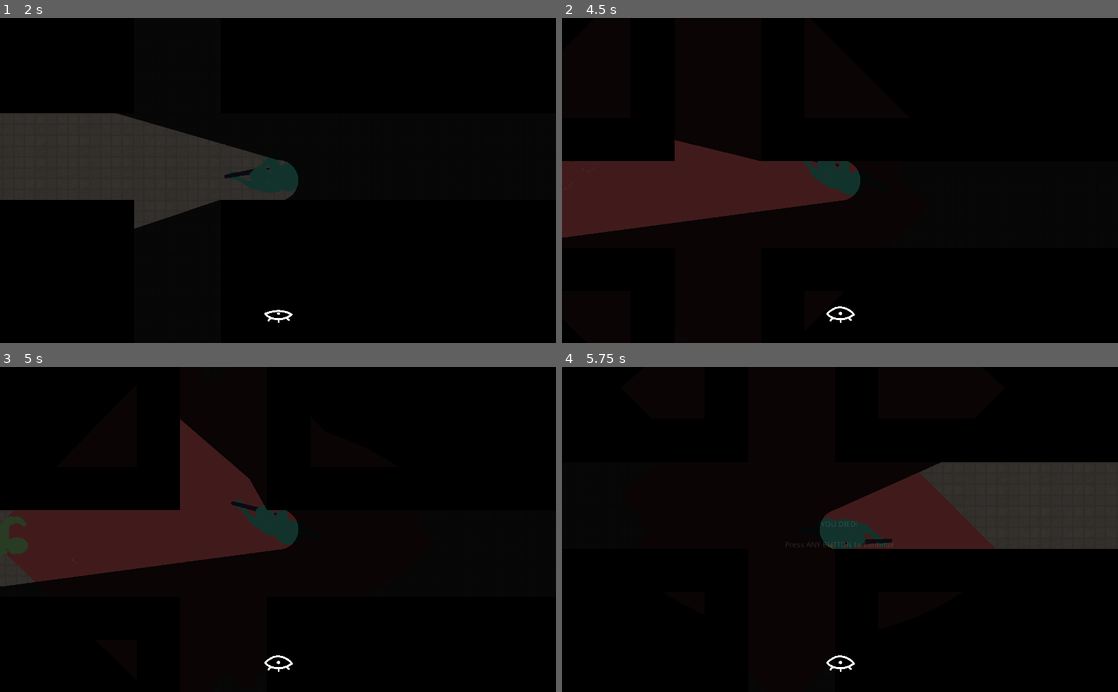
Above: before the commit, frames 1-4 (two rows, left to right).
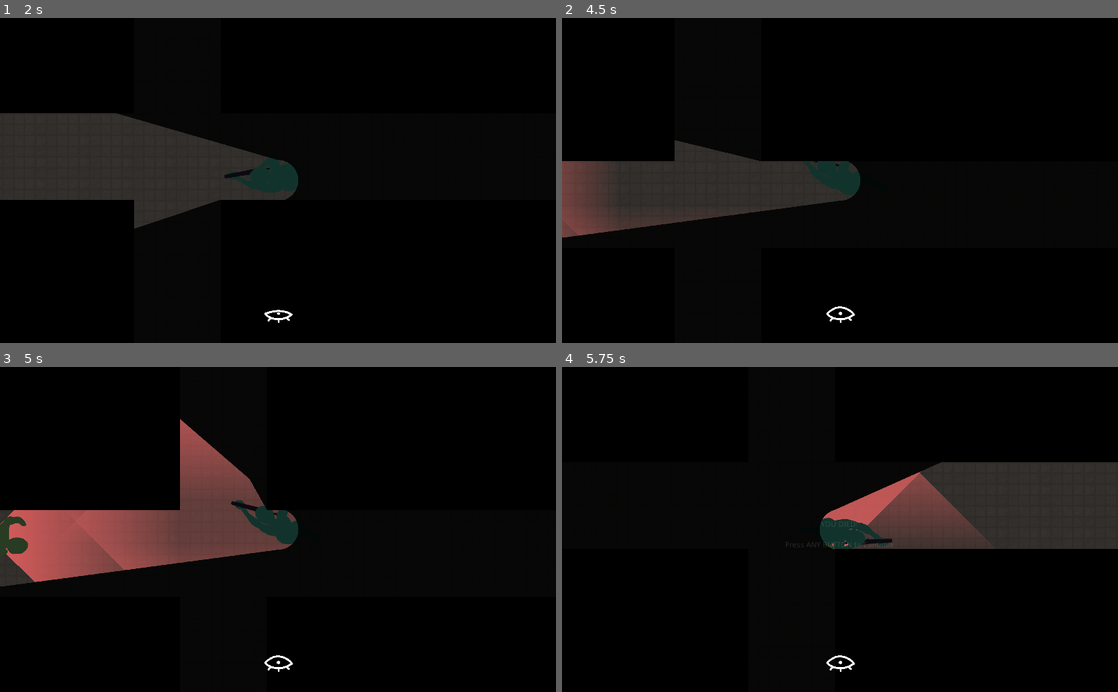
Above: after the commit, the same moments.

Repository: ZeeHatcher/project-vlastos
Game: Godot game, scene res://scenes/main.tscn
Two runs of this game, one before a commit and one after it. Both use one fixed random seed, a clock stepped at 60 frames per second and the inputs below.
Inputs (mouse positions are in pixels of both pictures, inside the frame that each line leads up to):
- Up to frame 1 (2 s): tap Enter at 0.5 s; move the mouse to (400, 164) at 0.52 s; press the mouse at (400, 164) at 0.53 s; hold D (right) 0.53-1.28 s; tap Space at 1.25 s; move the mouse to (166, 196) at 1.27 s; release the mouse at (166, 196) at 1.28 s; hold S (down) from 1.28 s (still down); click (166, 196) at 1.35 s
- Up to frame 2 (4.5 s): tap Enter at 2 s; move the mouse to (895, 109) at 2.02 s; release S (down) at 2.03 s; press the mouse at (895, 109) at 2.03 s; hold D (right) 2.03-2.78 s; tap Space at 2.75 s; move the mouse to (812, 245) at 2.77 s; release the mouse at (812, 245) at 2.78 s; hold W (up) 2.78-3.53 s; click (812, 245) at 2.85 s; move the mouse to (1006, 229) at 3.52 s; press the mouse at (1006, 229) at 3.53 s; hold A (left) from 3.53 s (still down); move the mouse to (673, 131) at 4.27 s; release the mouse at (673, 131) at 4.28 s; click (673, 131) at 4.35 s
- Up to frame 3 (5 s): keep holding A (left)
- Up to frame 4 (5.75 s): move the mouse to (867, 529) at 5.02 s; release A (left) at 5.03 s; press the mouse at (867, 529) at 5.03 s; hold S (down) from 5.03 s (still down)

Frame 1 is identical in both runs. In frame 2, 2.2% of the frame differs, in the area x 0-39%, y 44-68%; in frame 3, 10%, in the area x 0-54%, y 16-67%; in frame 4, 3.4%.

Commit message:
make enemy vision a gradient

Diff:
--- a/entities/enemy/enemy.tscn
+++ b/entities/enemy/enemy.tscn
@@ -7,6 +7,8 @@
 [ext_resource path="res://entities/enemy/states/death_state.gd" type="Script" id=5]
 [ext_resource path="res://entities/enemy/states/hunt_state.gd" type="Script" id=6]
 [ext_resource path="res://entities/enemy/vision.gd" type="Script" id=7]
+
+[sub_resource type="CanvasItemMaterial" id=15]
 
 [sub_resource type="AtlasTexture" id=1]
 flags = 4
@@ -83,6 +85,8 @@
 
 [node name="Vision" type="Node2D" parent="."]
 modulate = Color( 0.870588, 0.364706, 0.364706, 1 )
+light_mask = 3
+material = SubResource( 15 )
 script = ExtResource( 7 )
 
 [node name="AnimatedSprite" type="AnimatedSprite" parent="."]
--- a/entities/enemy/vision.gd
+++ b/entities/enemy/vision.gd
@@ -1,4 +1,3 @@
-tool
 extends Node2D
 
 
@@ -9,15 +8,14 @@
 	var start_angle = deg2rad(-45)
 	var end_angle = deg2rad(45)
 	var num_segments = 16.0
-	var color = Color(1, 1, 1)
-	var fill_color = Color(1, 1, 1, 1)
+	var colors = [Color.white]
 
 	var points = []
+	points.append(center)
+
 	for i in range(num_segments + 1):
+		colors.append(Color.transparent)
 		var angle = lerp(start_angle, end_angle, i / num_segments)
 		points.append(center + Vector2(cos(angle), sin(angle)) * radius)
 
-	points.append(center)
-
-	draw_colored_polygon(points, fill_color)
-	draw_arc(center, radius, start_angle, end_angle, radius / num_segments, color)
+	draw_polygon(points, colors)
Not shown: 1 places in entities/enemy/enemy.tscn that only renumber resources
